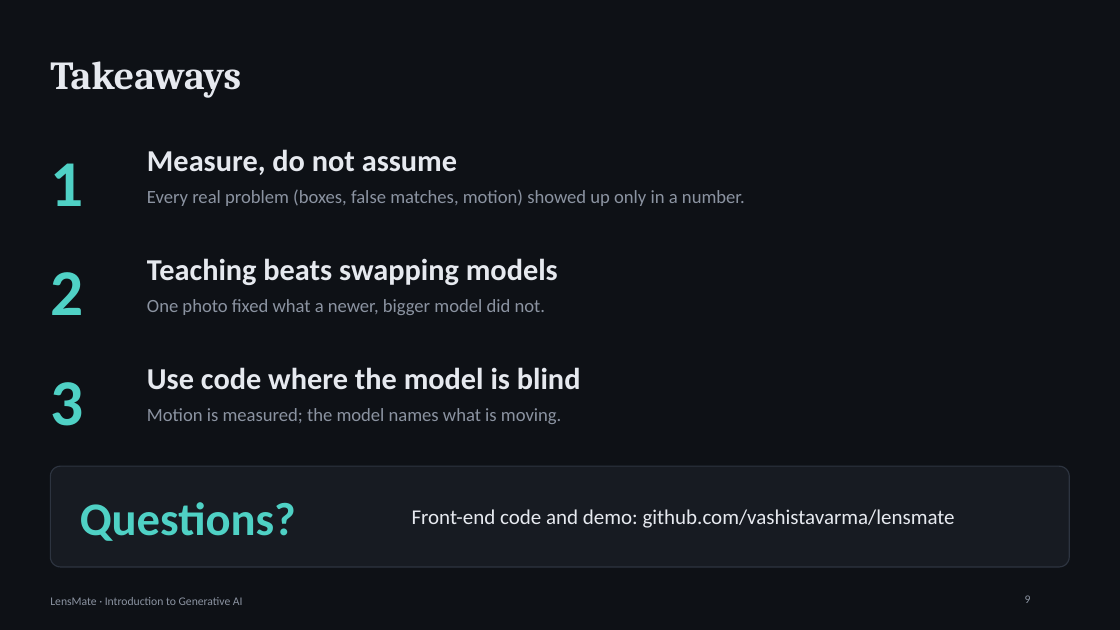
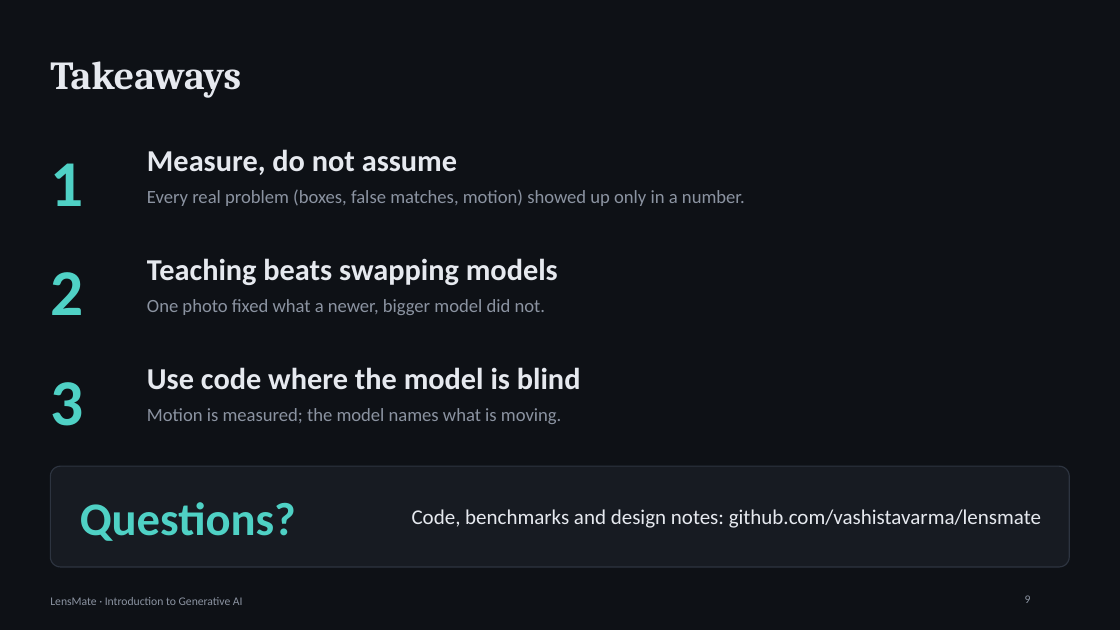
Before and after one commit to vashistavarma/lensmate, a slide deck: slide 9 of docs/LensMate_presentation.pptx. Drawn at 1120x630 pixels with LibreOffice and Linux fonts; fonts in the diff are those of the drawing. Boxes give left, top, right and bottom in pixels: in the first picture for what was removed or moved away, otherwise in the second. Text is boxed around its words. In the diff, an @@ line names an element or a change of style, - is before the commit and + after.

```diff
--- a/docs/LensMate_presentation.pptx
+++ b/docs/LensMate_presentation.pptx
@@ text at (x1=412, y1=509, x2=1041, y2=528): text changed @@
-Front-end code and demo: github.com/vashistavarma/lensmate
+Code, benchmarks and design notes: github.com/vashistavarma/lensmate
```
Also in this commit, not shown: 3 other files.
